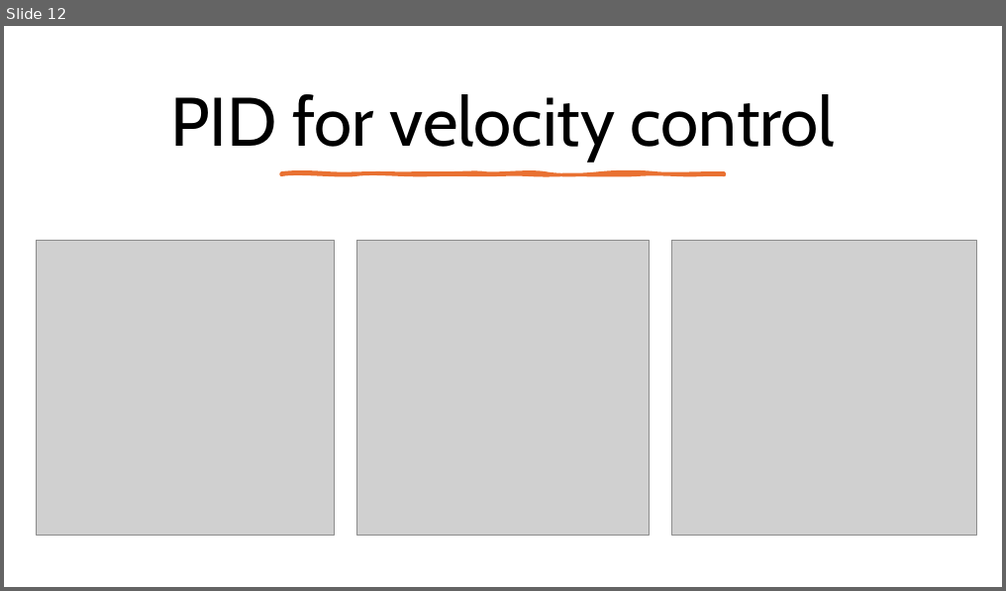
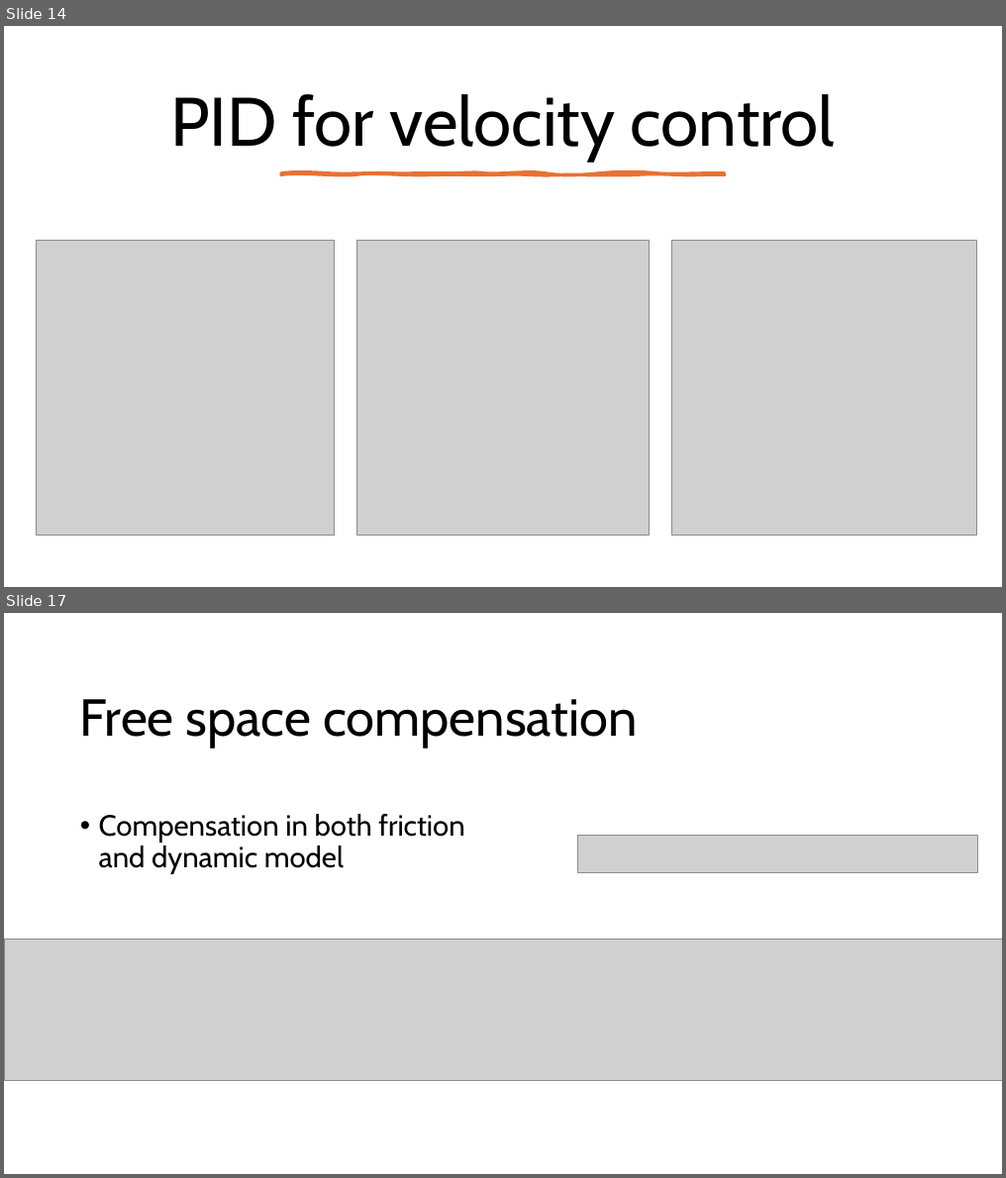
Before and after one commit to dthung99/Advanced_Medical_Robotics_MSc_course, a slide deck: Advanced_Robotics_Report_Presentation.pptx. Shown one above the other, each under a label of ours: slide 12 before the commit, slides 14 and 17 after it; the slides between them are not shown. The pictures are 1006x591 and 1006x1178 pixels, drawn with LibreOffice and Linux fonts; fonts in the diff are those of the drawing; grey boxes stand for pictures. Boxes give left, top, right and bottom in pixels: in the first picture for what was removed or moved away, otherwise in the second. Text is boxed around its words. In the diff, an @@ line names an element or a change of style, - is before the commit and + after.

```diff
--- a/Advanced_Robotics_Report_Presentation.pptx
+++ b/Advanced_Robotics_Report_Presentation.pptx
@@ slide 17 added at (4,613,1002,1174), background #FFFFFF @@
@@ title added at (80,699,637,748), 50 pt, text #000000 @@
+Free space compensation
@@ text added at (99,814,464,874), 28 pt, text #000000 @@
+• Compensation in both friction and dynamic model
@@ picture added at (577,836,977,872) @@
@@ picture added at (4,939,1002,1080) @@
@@ what was slide 12 is now slide 14 @@
```
Also in this commit, not shown: 10 slides changed, 4 other slides added, 7 other files.
